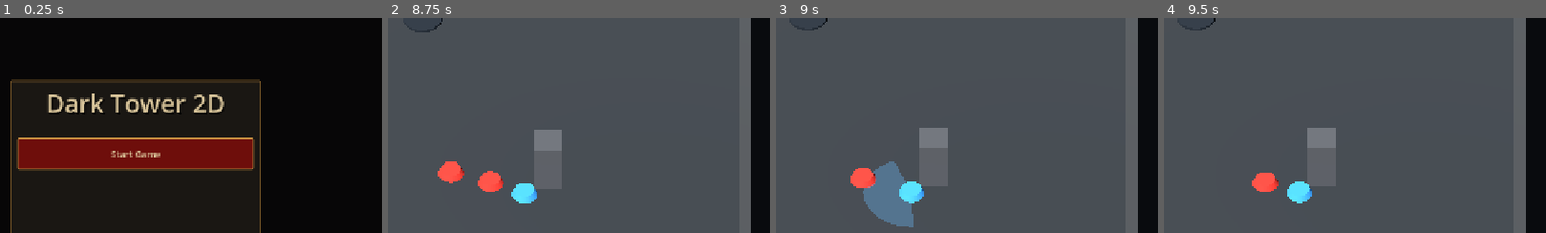
Above: before the commit, frames 1-4 (left to right).
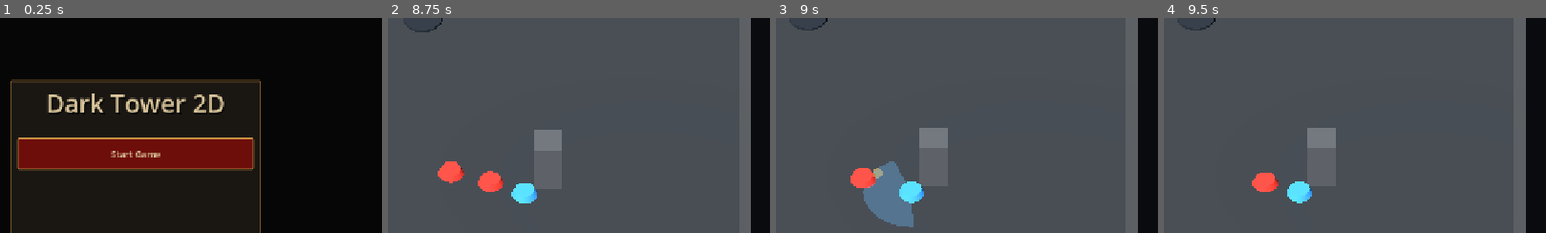
Above: after the commit, the same moments.

Repository: huhejie2009/dark-tower-2d-arpg
Game: Godot game, scene res://scenes/MainMenu.tscn
Two runs of this game, one before a commit and one after it. Both use one fixed random seed, a clock stepped at 60 frames per second and the inputs below.
Inputs (mouse positions are % of the whole screen's width and height, from its top left):
- Up to frame 1 (0.25 s): no input
- Up to frame 2 (8.75 s): click "Start Game" at 0.5 s; click "slot_1 Empty Click to select" at 1.25 s; click "slot_2 Empty Click to select" at 2 s; click "slot_3 Empty Click to select" at 2.75 s; click "战士" at 3.5 s; click "游侠" at 4.25 s; click "法师" at 5 s; click "侍僧" at 5.75 s; click "Create In Selected Empty Slot" at 6.5 s; click "Enter Tower: Floor 1" at 7.25 s; tap Enter at 8 s; move the mouse to (72, 45) at 8.02 s; hold D (move_right) from 8.03 s (still down); tap I at 8.1 s; click (72, 45) at 8.17 s
- Up to frame 3 (9 s): release D (move_right) at 8.75 s; drag from (30, 55) to (45, 70) at 8.77 s
- Up to frame 4 (9.5 s): no input
The pictures show only the part of the screen within x 32-82%, y 9-59%; the shares and areas given below are measured in that part.

Frames 1-2 are identical in both runs. In frame 3, less than 0.1% of the frame differs, in the area x 25-28%, y 69-75%; in frame 4, nothing differs.

Commit message:
Add 2.5D attack action VFX split

Diff:
--- a/scripts/app/Prototype2_5DCombatRoom.gd
+++ b/scripts/app/Prototype2_5DCombatRoom.gd
@@ -14,6 +14,7 @@
 const PLAYER_ATTACK_COOLDOWN := 0.42
 const PLAYER_ATTACK_ACTIVE_TIME := 0.14
 const PLAYER_ATTACK_ARC_SEGMENTS := 12
+const PLAYER_HIT_VFX_LIFETIME := 0.22
 
 var player: Node3D
 var enemies: Array[Node3D] = []
@@ -27,6 +28,8 @@
 var floor_mesh: MeshInstance3D
 var exit_marker: Node3D
 var player_attack_arc_marker: MeshInstance3D
+var hit_vfx_root: Node3D
+var hit_impact_marker: MeshInstance3D
 var camera: Camera3D
 var world_environment: WorldEnvironment
 var key_light: DirectionalLight3D
@@ -44,6 +47,8 @@
 var last_player_attack_hit_count := 0
 var last_player_attack_aim_source := "none"
 var last_player_attack_world_target := Vector3.ZERO
+var hit_vfx_lifetime_remaining := 0.0
+var last_hit_vfx_position := Vector3.ZERO
 
 func _ready() -> void:
 	_build_visibility_baseline()
@@ -52,6 +57,7 @@
 	_build_actors()
 	_build_exit_marker()
 	_build_player_attack_arc_marker()
+	_build_hit_vfx()
 	_build_debug_hud()
 
 func _physics_process(_delta: float) -> void:
@@ -61,6 +67,7 @@
 	_update_camera_follow()
 	_update_enemy_loop(_delta)
 	_tick_player_attack(_delta)
+	_tick_hit_vfx(_delta)
 
 func _input(event: InputEvent) -> void:
 	if event is InputEventMouseButton and event.button_index == MOUSE_BUTTON_LEFT and event.pressed:
@@ -189,6 +196,22 @@
 	player_attack_arc_marker.material_override = _make_translucent_material(Color(0.42, 0.74, 1.0, 0.34), Color(0.04, 0.18, 0.36))
 	player_attack_arc_marker.visible = false
 	add_child(player_attack_arc_marker)
+
+func _build_hit_vfx() -> void:
+	hit_vfx_root = Node3D.new()
+	hit_vfx_root.name = "PrototypeHitVfxRoot"
+	add_child(hit_vfx_root)
+
+	hit_impact_marker = MeshInstance3D.new()
+	hit_impact_marker.name = "HitImpactMarker"
+	hit_impact_marker.set_meta("vfx_role", "hit_impact")
+	var mesh := SphereMesh.new()
+	mesh.radius = 0.16
+	mesh.height = 0.32
+	hit_impact_marker.mesh = mesh
+	hit_impact_marker.material_override = _make_translucent_material(Color(1.0, 0.76, 0.32, 0.62), Color(0.65, 0.32, 0.08))
+	hit_impact_marker.visible = false
+	hit_vfx_root.add_child(hit_impact_marker)
 
 func _build_debug_hud() -> void:
 	debug_hud = CanvasLayer.new()
@@ -270,6 +293,7 @@
 	if player_attack_cooldown_remaining <= 0.0:
 		player_attack_phase = "ready"
 		_hide_player_attack_arc()
+		_sync_player_action_state()
 		return
 	player_attack_cooldown_remaining = maxf(0.0, player_attack_cooldown_remaining - delta)
 	if player_attack_cooldown_remaining <= 0.0:
@@ -279,6 +303,17 @@
 		player_attack_phase = "active"
 	else:
 		player_attack_phase = "recovery"
+	_sync_player_action_state()
+
+func _tick_hit_vfx(delta: float) -> void:
+	if hit_impact_marker == null or hit_vfx_lifetime_remaining <= 0.0:
+		return
+	hit_vfx_lifetime_remaining = maxf(0.0, hit_vfx_lifetime_remaining - delta)
+	if hit_vfx_lifetime_remaining <= 0.0:
+		hit_impact_marker.visible = false
+		return
+	var progress := hit_vfx_lifetime_remaining / PLAYER_HIT_VFX_LIFETIME
+	hit_impact_marker.scale = Vector3.ONE * lerpf(0.7, 1.35, progress)
 
 func _read_player_attack_direction_from_mouse_event(event: InputEventMouseButton) -> Vector2:
 	if player_attack_direction_override_enabled:
@@ -333,11 +368,13 @@
 	last_player_attack_direction = attack_direction
 	player_attack_cooldown_remaining = PLAYER_ATTACK_COOLDOWN
 	player_attack_phase = "active"
+	_sync_player_action_state()
 	total_player_attack_count += 1
 	last_player_attack_hit_count = 0
 	_show_player_attack_arc(attack_direction)
 	var target := _find_player_attack_target(attack_direction)
 	if target != null:
+		_show_hit_vfx(target.global_position)
 		_damage_enemy(target, PLAYER_ATTACK_DAMAGE)
 		last_player_attack_hit_count = 1
 	return {
@@ -402,6 +439,25 @@
 func _hide_player_attack_arc() -> void:
 	if player_attack_arc_marker != null:
 		player_attack_arc_marker.visible = false
+
+func _show_hit_vfx(world_position: Vector3) -> void:
+	if hit_impact_marker == null:
+		return
+	last_hit_vfx_position = world_position + Vector3(0.0, 0.35, 0.0)
+	hit_impact_marker.global_position = last_hit_vfx_position
+	hit_impact_marker.scale = Vector3.ONE
+	hit_impact_marker.visible = true
+	hit_vfx_lifetime_remaining = PLAYER_HIT_VFX_LIFETIME
+
+func _sync_player_action_state() -> void:
+	if player == null or not player.has_method("set_action_state"):
+		return
+	if player_attack_phase == "active" or player_attack_phase == "recovery":
+		player.call("set_action_state", "attack")
+	elif active_move_input.length_squared() > 0.0001:
+		player.call("set_action_state", "run")
+	else:
+		player.call("set_action_state", "idle")
 
 func _make_enemy_state() -> Dictionary:
 	return {
@@ -576,6 +632,26 @@
 		"last_world_target": last_player_attack_world_target,
 	}
 
+func build_player_attack_feedback_snapshot_for_test() -> Dictionary:
+	var player_snapshot: Dictionary = {}
+	if player != null and player.has_method("build_contract_snapshot"):
+		player_snapshot = player.call("build_contract_snapshot")
+	var parent_path := ""
+	if hit_impact_marker != null and hit_impact_marker.get_parent() != null:
+		parent_path = str(hit_impact_marker.get_parent().get_path())
+	return {
+		"player_action_state": str(player_snapshot.get("action_state", "")),
+		"attack_phase": player_attack_phase,
+		"hit_vfx_root_exists": hit_vfx_root != null,
+		"hit_vfx_marker_exists": hit_impact_marker != null,
+		"hit_vfx_visible": hit_impact_marker != null and hit_impact_marker.visible,
+		"hit_vfx_role": str(hit_impact_marker.get_meta("vfx_role", "")) if hit_impact_marker != null else "",
+		"hit_vfx_parent_path": parent_path,
+		"hit_vfx_independent_from_actor": hit_impact_marker != null and not parent_path.contains("PlayerBillboard") and not parent_path.contains("WeaponSprite"),
+		"last_hit_vfx_position": last_hit_vfx_position,
+		"hit_vfx_lifetime_remaining": hit_vfx_lifetime_remaining,
+	}
+
 func get_player_screen_position_for_test() -> Vector2:
 	return camera.unproject_position(player.global_position) if camera != null and player != null else Vector2.ZERO
 
--- a/scripts/prototype/BillboardActor3D.gd
+++ b/scripts/prototype/BillboardActor3D.gd
@@ -5,6 +5,7 @@
 var movement_speed: float = 160.0
 var move_input: Vector2 = Vector2.ZERO
 var facing_direction: String = "down"
+var action_state: String = "idle"
 var animation_profile: Resource = null
 
 @onready var visual_root: Node3D = $VisualRoot
@@ -44,6 +45,8 @@
 	velocity = Vector3(move_velocity.x, velocity.y, move_velocity.z)
 	if move_input.length_squared() > 0.0001:
 		facing_direction = _direction_from_input(move_input)
+	if action_state != "attack" and action_state != "death":
+		action_state = "run" if move_input.length_squared() > 0.0001 else "idle"
 	move_and_slide()
 
 func set_move_input(value: Vector2) -> void:
@@ -53,6 +56,13 @@
 
 func set_movement_speed(value: float) -> void:
 	movement_speed = maxf(value, 0.0)
+
+func set_action_state(value: String) -> void:
+	var normalized := value.strip_edges()
+	action_state = normalized if normalized != "" else "idle"
+
+func get_action_state() -> String:
+	return action_state
 
 func apply_animation_profile(profile: Resource) -> void:
 	animation_profile = profile
@@ -74,6 +84,7 @@
 		"has_collision_shape": has_node("CollisionShape3D") and collision_shape.shape != null,
 		"movement_speed": movement_speed,
 		"facing_direction": facing_direction,
+		"action_state": action_state,
 		"profile_actor_id": profile_id,
 	}
 
--- /dev/null
+++ b/tests/regression/regression_prototype_2_5d_attack_animation_vfx_contract.gd
@@ -0,0 +1,88 @@
+extends SceneTree
+
+const PrototypeScene := preload("res://scenes/prototypes/Prototype2_5DCombatRoom.tscn")
+
+var failures: Array[String] = []
+
+func _initialize() -> void:
+	call_deferred("_run")
+
+func _run() -> void:
+	var scene := PrototypeScene.instantiate()
+	root.add_child(scene)
+	await process_frame
+	await physics_frame
+
+	_expect(scene.has_method("build_player_attack_feedback_snapshot_for_test"), "prototype should expose attack animation/vfx feedback snapshot")
+	_expect(scene.has_method("get_enemy_screen_position_for_test"), "prototype should expose enemy screen position")
+	_expect(scene.has_method("set_player_position_for_test"), "prototype should expose deterministic player positioning")
+	_expect(scene.has_method("clear_player_attack_direction_override_for_test"), "prototype should allow mouse aim without direction override")
+	if not scene.has_method("build_player_attack_feedback_snapshot_for_test") or not scene.has_method("get_enemy_screen_position_for_test") or not scene.has_method("set_player_position_for_test") or not scene.has_method("clear_player_attack_direction_override_for_test"):
+		scene.queue_free()
+		await process_frame
+		_finish()
+		return
+
+	var enemy_loop: Dictionary = scene.call("build_enemy_loop_snapshot_for_test")
+	var enemy_states: Array = Array(enemy_loop.get("enemy_states", []))
+	_expect(enemy_states.size() == 2, "prototype should expose two enemies for attack feedback test")
+	if enemy_states.is_empty():
+		scene.queue_free()
+		await process_frame
+		_finish()
+		return
+
+	var first_enemy_position: Vector3 = Dictionary(enemy_states[0]).get("position", Vector3.ZERO)
+	scene.call("set_player_position_for_test", first_enemy_position + Vector3(-0.75, 0.0, 0.0))
+	scene.call("clear_player_attack_direction_override_for_test")
+	await process_frame
+	await physics_frame
+
+	var before: Dictionary = scene.call("build_player_attack_feedback_snapshot_for_test")
+	_expect(str(before.get("player_action_state", "")) == "idle", "player actor should start from idle when not moving")
+	_expect(bool(before.get("hit_vfx_root_exists", false)), "hit vfx should have an independent root")
+	_expect(not bool(before.get("hit_vfx_visible", true)), "hit vfx should start hidden")
+
+	scene.call("_input", _mouse_click(scene.call("get_enemy_screen_position_for_test", 0)))
+	await physics_frame
+
+	var after: Dictionary = scene.call("build_player_attack_feedback_snapshot_for_test")
+	var vfx_parent_path := str(after.get("hit_vfx_parent_path", ""))
+	var vfx_position: Vector3 = after.get("last_hit_vfx_position", Vector3.ZERO)
+	_expect(str(after.get("player_action_state", "")) == "attack", "accepted attack should set the player actor to attack state")
+	_expect(bool(after.get("hit_vfx_visible", false)), "a successful hit should show independent hit vfx")
+	_expect(str(after.get("hit_vfx_role", "")) == "hit_impact", "hit vfx should expose its role for future asset replacement")
+	_expect(bool(after.get("hit_vfx_independent_from_actor", false)), "hit vfx should be independent from actor and weapon sprites")
+	_expect(not vfx_parent_path.contains("PlayerBillboard"), "hit vfx parent should not be under player actor")
+	_expect(vfx_position.distance_to(first_enemy_position) < 0.8, "hit vfx should appear near the struck enemy")
+
+	for _index in range(40):
+		await physics_frame
+
+	var settled: Dictionary = scene.call("build_player_attack_feedback_snapshot_for_test")
+	_expect(str(settled.get("player_action_state", "")) != "attack", "player actor should leave attack state after cooldown")
+	_expect(not bool(settled.get("hit_vfx_visible", true)), "hit vfx should hide after its lifetime")
+
+	scene.queue_free()
+	await process_frame
+	_finish()
+
+func _mouse_click(position: Vector2) -> InputEventMouseButton:
+	var event := InputEventMouseButton.new()
+	event.button_index = MOUSE_BUTTON_LEFT
+	event.pressed = true
+	event.position = position
+	return event
+
+func _finish() -> void:
+	if failures.is_empty():
+		print("NEW_PROJECT_PROTOTYPE_2_5D_ATTACK_ANIMATION_VFX_OK")
+		quit(0)
+	else:
+		for failure in failures:
+			push_error(failure)
+		quit(1)
+
+func _expect(condition: bool, message: String) -> void:
+	if not condition:
+		failures.append(message)
Not shown, changed: README.md
Not shown, added: docs/progress/2026-06-17-prototype-2-5d-attack-animation-vfx-progress.md
